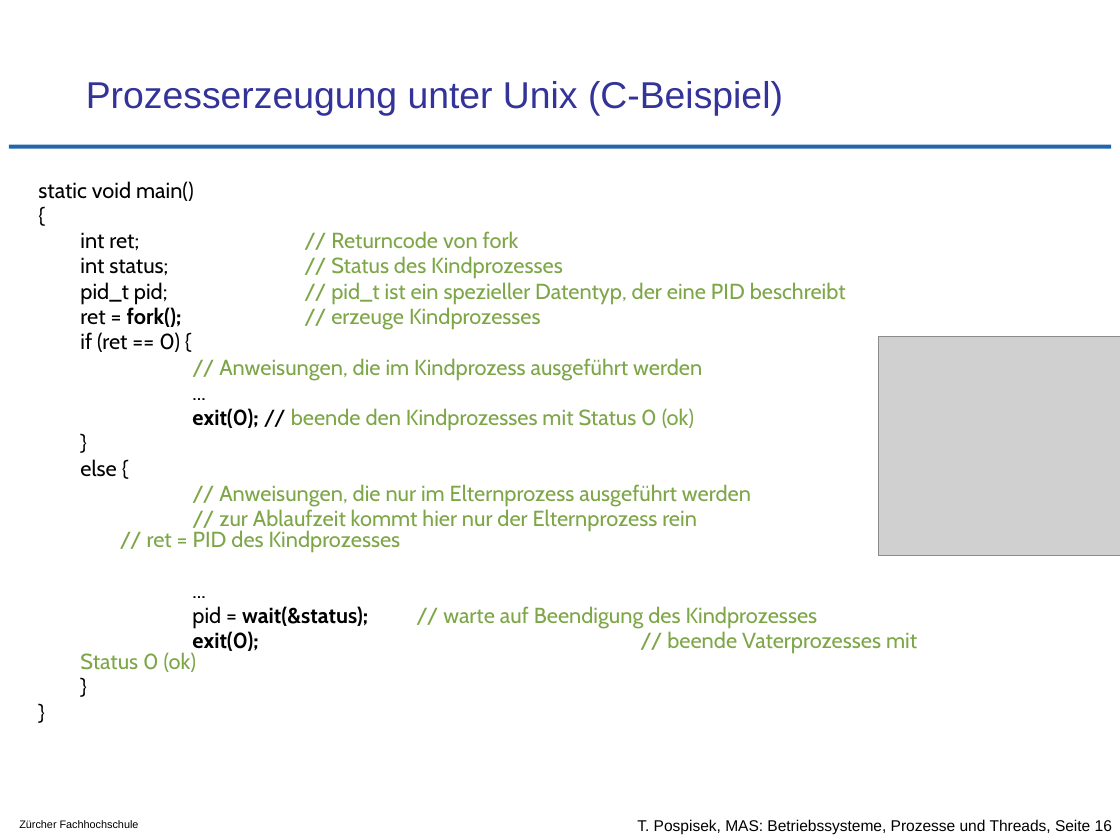
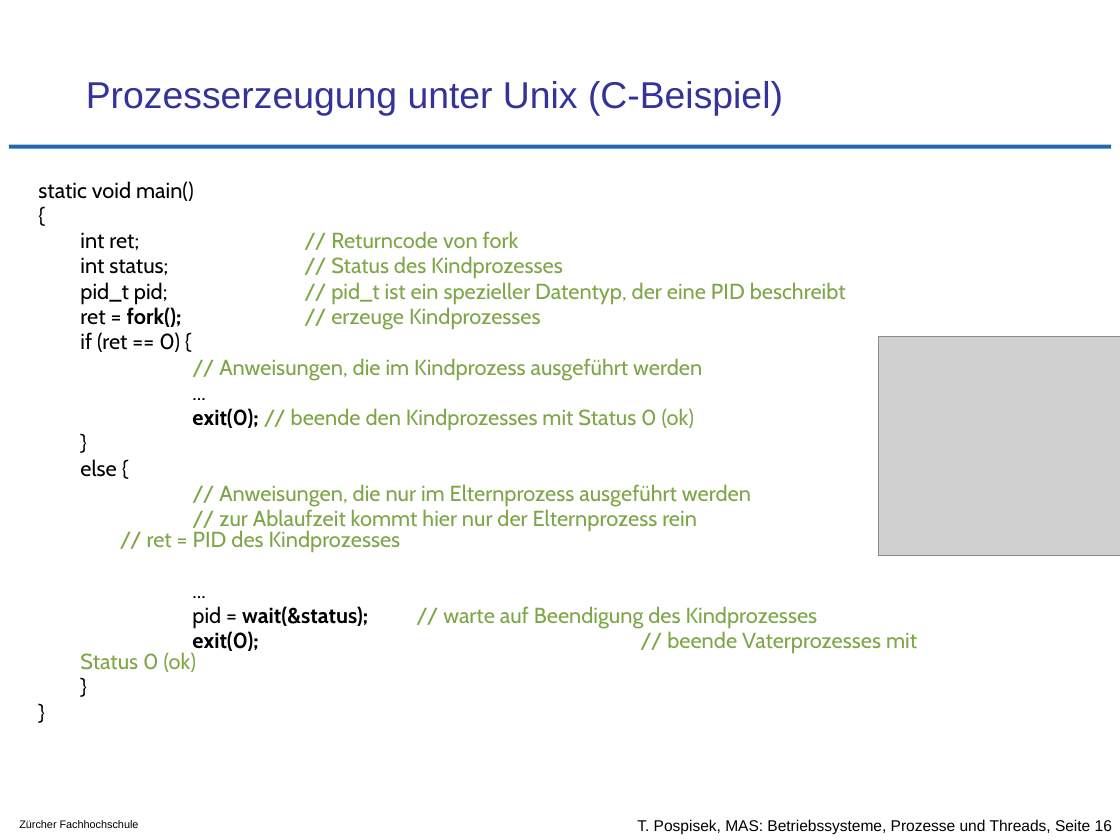
Before and after one commit to tpo/betriebssysteme, a slide deck: slide 16 of 05-2_Prozesse_und_Threads.odp. Drawn at 1120x840 pixels with LibreOffice and Linux fonts; fonts in the diff are those of the drawing; grey boxes stand for pictures; background and template pictures are left out. Boxes give left, top, right and bottom in pixels: in the first picture for what was removed or moved away, otherwise in the second. Text is boxed around its words. In the diff, an @@ line names an element or a change of style, - is before the commit and + after.

```diff
--- a/05-2_Prozesse_und_Threads.odp
+++ b/05-2_Prozesse_und_Threads.odp
@@ text at (x1=192, y1=408, x2=694, y2=431): text colour #000000 to #7DA647 in "//" @@
```
Also in this commit, not shown: 7 other slides changed, 1 slide removed, 1 other file.
